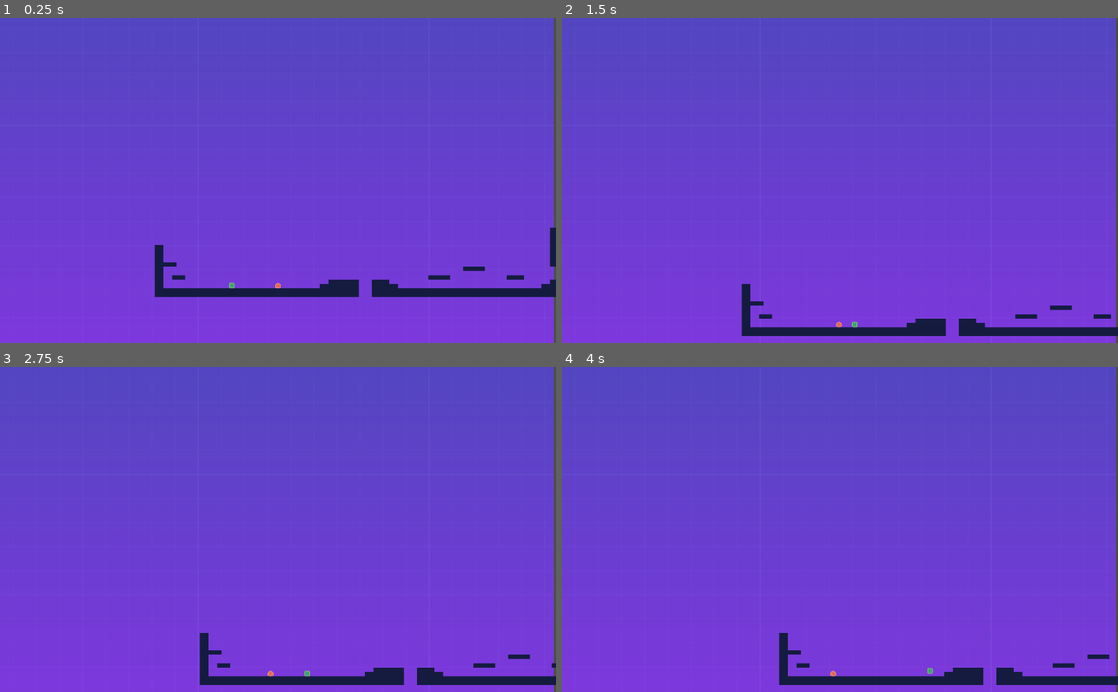
Above: before the commit, frames 1-4 (two rows, left to right).
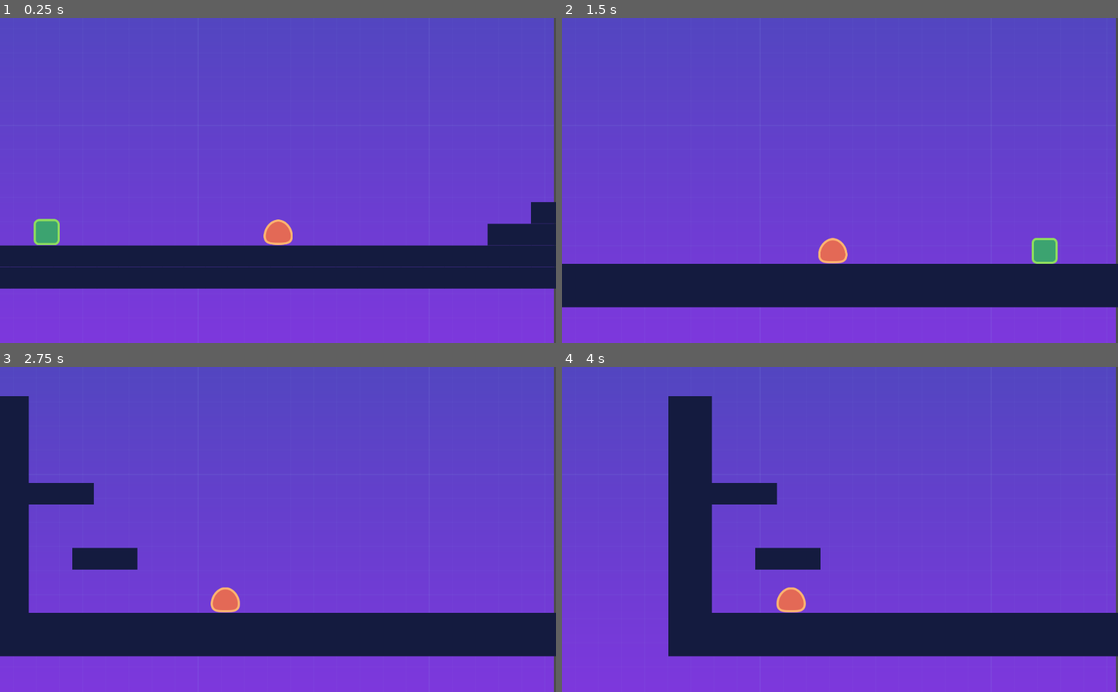
Above: after the commit, the same moments.

Repository: kigari94/IAS
Game: Godot game, scene res://src/Levels/Level01.tscn
Two runs of this game, one before a commit and one after it. Both use one fixed random seed, a clock stepped at 60 frames per second and the inputs below.
Inputs:
- Up to frame 1 (0.25 s): no input
- Up to frame 2 (1.5 s): hold Left (move_left_p2) 0.53-1.28 s; hold D (move_right) from 0.53 s (still down); tap W (jump) at 0.77 s; tap Right (move_right_p2) at 1.35 s
- Up to frame 3 (2.75 s): tap W (jump) at 1.52 s; release D (move_right) at 2.03 s; hold A (move_left) from 2.03 s (still down); hold Left (move_left_p2) from 2.03 s (still down)
- Up to frame 4 (4 s): release A (move_left) at 2.78 s; release Left (move_left_p2) at 2.78 s; hold D (move_right) from 2.78 s (still down); tap Right (move_right_p2) at 2.85 s; tap W (jump) at 3.02, 3.77 s; hold Left (move_left_p2) from 3.53 s (still down)

The runs differ from the first frame. In frame 1, 16% of the frame differs, in the area x 0-100%, y 56-86%; in frame 2, 16%; in frame 3, 21%, in the area x 0-100%, y 8-98%; in frame 4, 20%.

Commit message:
player jump height and speed adjusted, camera zoom adjusted

Diff:
--- a/src/Actors/Player.tscn
+++ b/src/Actors/Player.tscn
@@ -18,11 +18,12 @@
 [node name="Player" type="KinematicBody2D"]
 collision_mask = 4
 script = ExtResource( 1 )
-speed = Vector2( 700, 1350 )
+speed = Vector2( 1000, 2000 )
+gravity = 6000.0
 
 [node name="Camera2D" type="Camera2D" parent="."]
 current = true
-zoom = Vector2( 10, 10 )
+zoom = Vector2( 2, 2 )
 process_mode = 0
 limit_bottom = 1080
 limit_smoothed = true
--- a/src/Actors/Player2.tscn
+++ b/src/Actors/Player2.tscn
@@ -18,12 +18,13 @@
 [node name="Player" type="KinematicBody2D"]
 collision_mask = 4
 script = ExtResource( 1 )
-speed = Vector2( 700, 1350 )
+speed = Vector2( 1000, 2000 )
+gravity = 6000.0
 
 [node name="Camera2D" type="Camera2D" parent="."]
 position = Vector2( -1, -42 )
 current = true
-zoom = Vector2( 10, 10 )
+zoom = Vector2( 2, 2 )
 process_mode = 0
 limit_bottom = 852
 limit_smoothed = true
